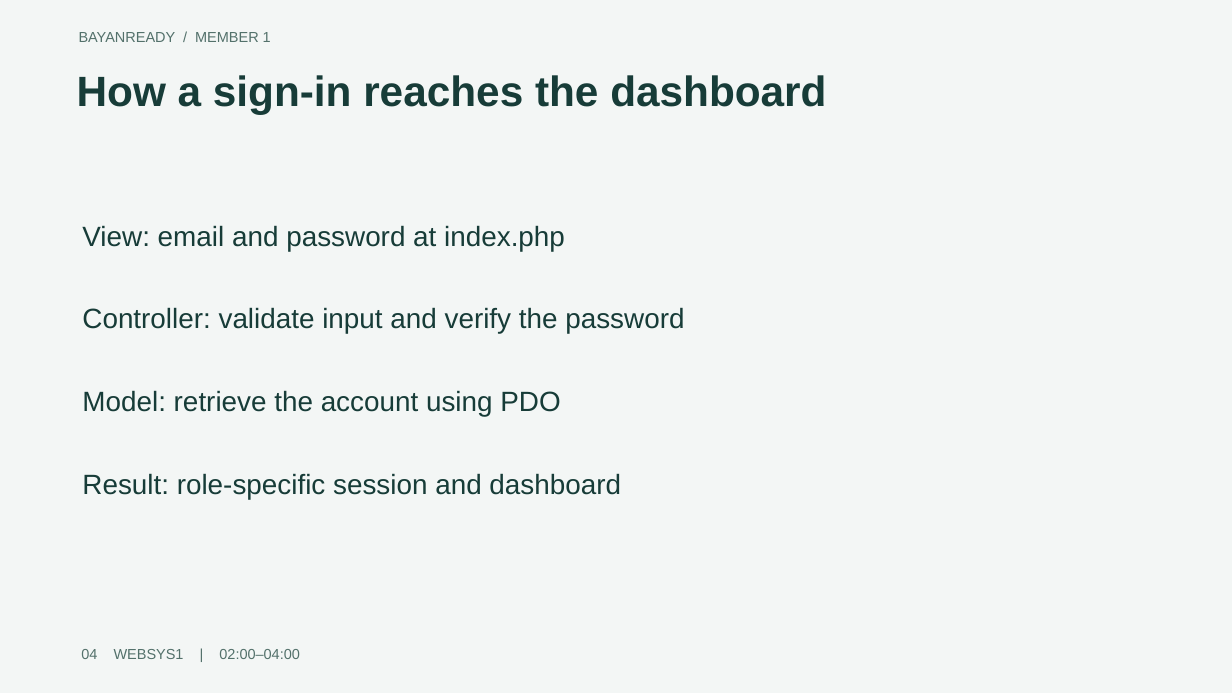
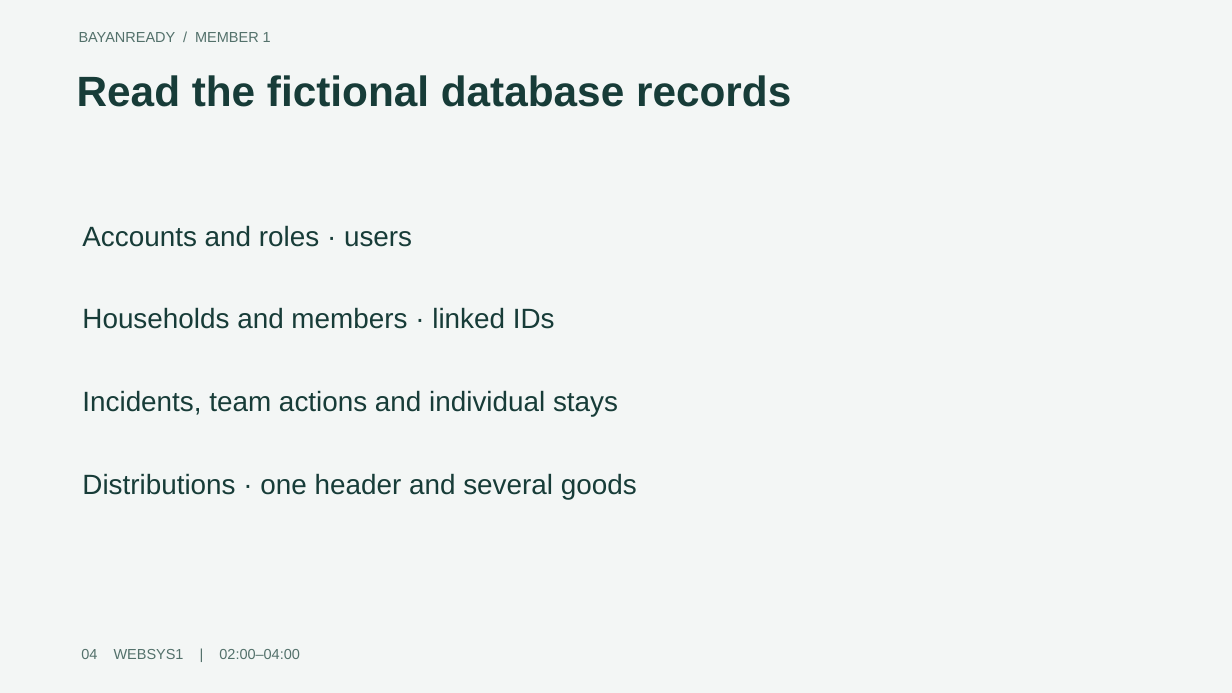
Before and after one commit to macJil/WEBSYS_PROJECT, a slide deck: slide 4 of presentation/BayanReady-municipal.pptx. Drawn at 1232x693 pixels with LibreOffice and Linux fonts; fonts in the diff are those of the drawing. Boxes give left, top, right and bottom in pixels: in the first picture for what was removed or moved away, otherwise in the second. Text is boxed around its words. In the diff, an @@ line names an element or a change of style, - is before the commit and + after.

Commit message:
Assign stakeholder and database presentation to member one and update nine-member scripts

```diff
--- a/presentation/BayanReady-municipal.pptx
+++ b/presentation/BayanReady-municipal.pptx
@@ text at (77,75,791,107): text changed @@
-How a sign-in reaches the dashboard
+Read the fictional database records
@@ text at (82,225,412,247): text changed @@
-View: email and password at index.php
+Accounts and roles · users
@@ text at (82,307,555,329): text changed @@
-Controller: validate input and verify the password
+Households and members · linked IDs
@@ text at (82,390,618,417): text changed @@
-Model: retrieve the account using PDO
+Incidents, team actions and individual stays
@@ text at (82,473,637,499): text changed @@
-Result: role-specific session and dashboard
+Distributions · one header and several goods
```
Also in this commit, not shown: 1 other slide changed, 15 other files.
